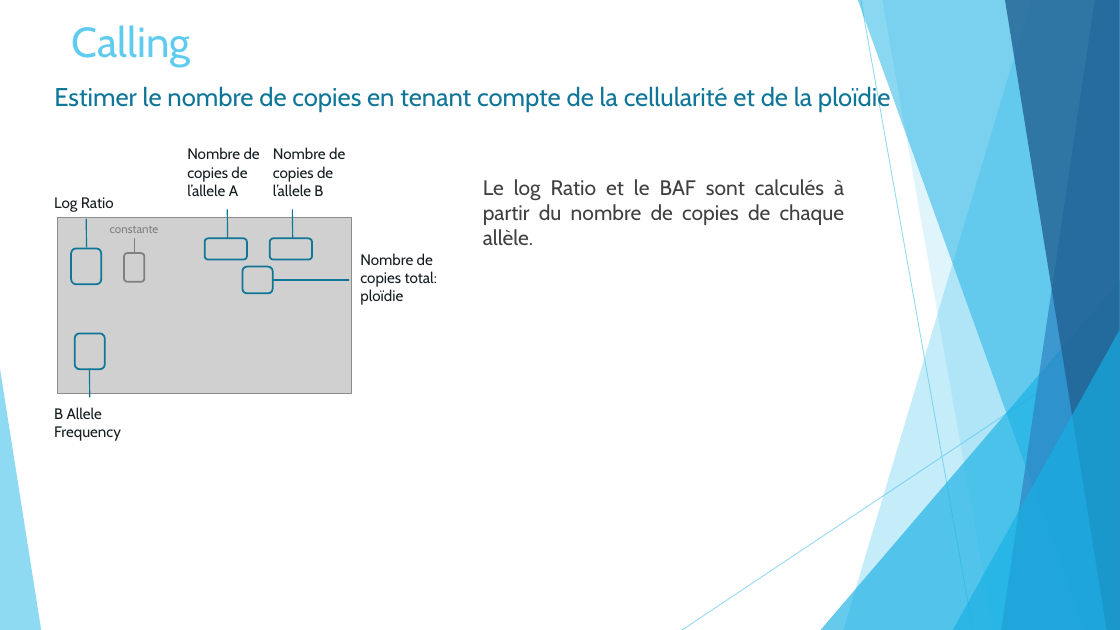
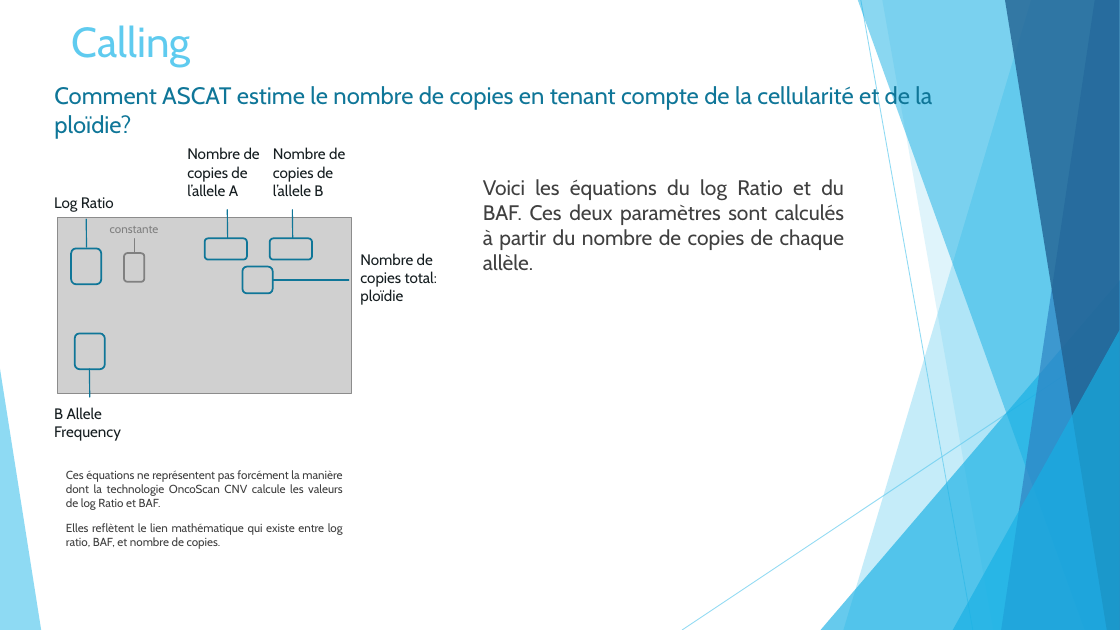
Before and after one commit to Elie-Bordron/DEA-dataviz, a slide deck: slide 22 of docs/docs_I_made/slides/ASCAT.pptx (slide 21 before the commit). Drawn at 1120x630 pixels with LibreOffice and Linux fonts; fonts in the diff are those of the drawing; grey boxes stand for pictures. Boxes give left, top, right and bottom in pixels: in the first picture for what was removed or moved away, otherwise in the second. Text is boxed around its words. In the diff, an @@ line names an element or a change of style, - is before the commit and + after.

Commit message:
bergupdate: worked on oncoscanR code and slides, also ASCAT code for running samples

```diff
--- a/docs/docs_I_made/slides/ASCAT.pptx
+++ b/docs/docs_I_made/slides/ASCAT.pptx
@@ text at [54, 84, 932, 139]: text changed; size 22 to 20.4 pt @@
-Estimer le nombre de copies en tenant compte de la cellularité et de la ploïdie
+Comment ASCAT estime le nombre de copies en tenant compte de la cellularité et de la ploïdie?
@@ text at [483, 179, 844, 270]: text changed @@
-Le log Ratio et le BAF sont calculés à partir du nombre de copies de chaque allèle.
+Voici les équations du log Ratio et du BAF. Ces deux paramètres sont calculés à partir du nombre de copies de chaque allèle.
@@ text added at [66, 470, 343, 549], 10 pt, text #404040 @@
+Ces équations ne représentent pas forcément la manière dont la technologie OncoScan CNV calcule les valeurs de log Ratio et BAF.
+Elles reflètent le lien mathématique qui existe entre log ratio, BAF, et nombre de copies.
```
Also in this commit, not shown: 13 other slides changed, 2 slides added, 29 other files.
